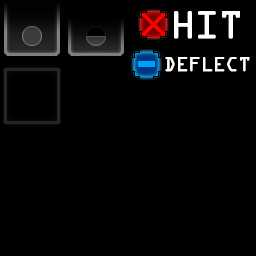
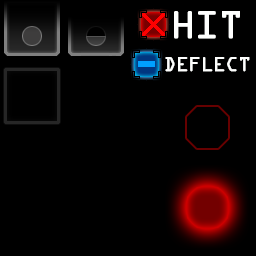
Revision of a layered (256, 256) image; what changed, layer by layer:
added layer "Rounded Rectangle 1" in group "Hit" over [187, 107, 228, 148]
added layer "Rounded Rectangle 1 copy" (80%) in group "Hit" over [187, 187, 228, 228]
